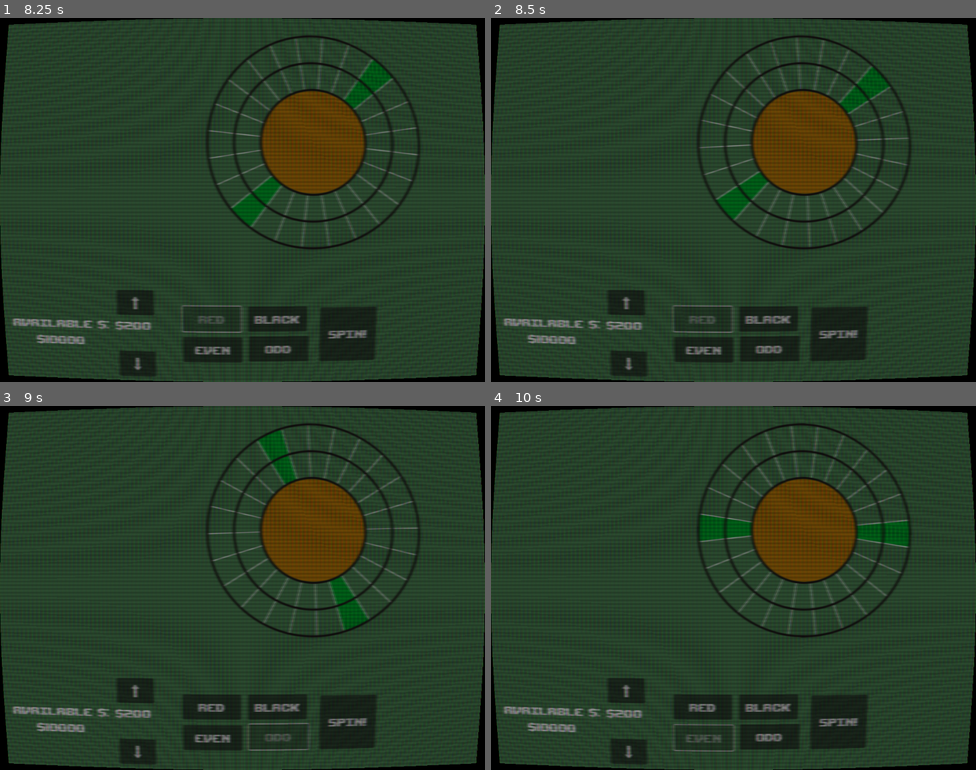
Above: before the commit, frames 1-4 (two rows, left to right).
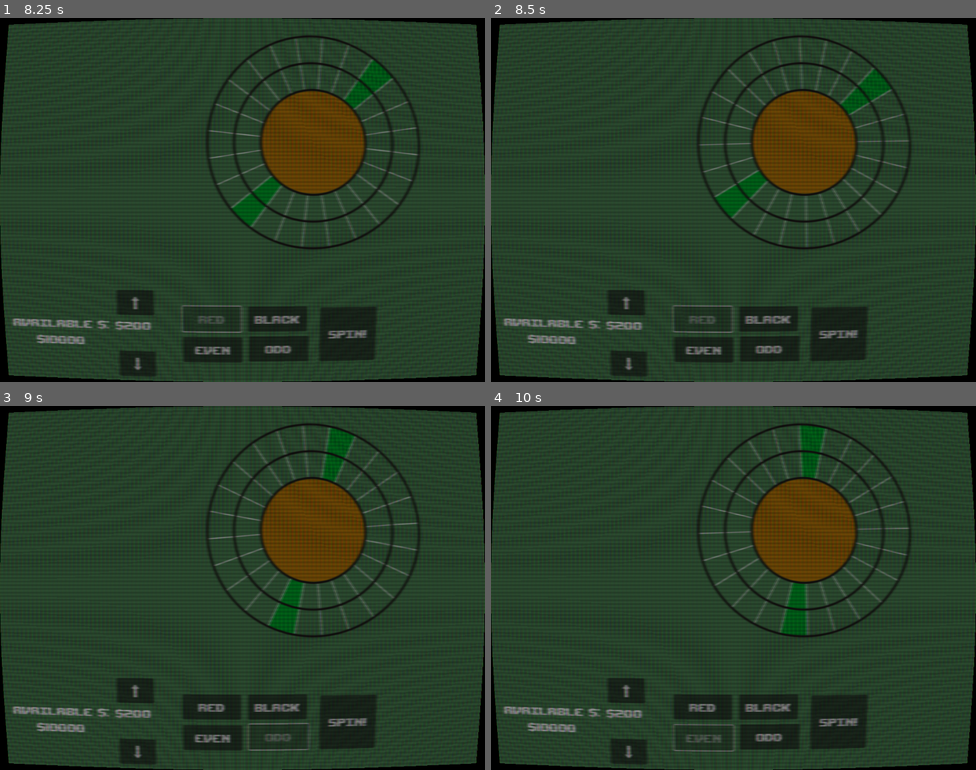
Above: after the commit, the same moments.

Repository: RossRKK/gmtk-game-jam-2025
Game: Godot game, scene res://scenes/roulette_scene.tscn
The game is run twice, just before and just after one commit, with the same random seed, the same clock (stepped at 60 frames per second) and the same inputs.
Inputs:
- Up to frame 1 (8.25 s): click "⬇" at 0.5 s; click "⬆" at 1.25 s; click "Black" at 2 s; click "Red" at 2.75 s; click "Odd" at 3.5 s; click "Even" at 4.25 s; click "Spin!" at 5 s; click "⬇" at 5.75 s; click "⬆" at 6.5 s; click "Black" at 7.25 s; click "Red" at 8 s
- Up to frame 2 (8.5 s): no input
- Up to frame 3 (9 s): click "Odd" at 8.75 s
- Up to frame 4 (10 s): click "Even" at 9.5 s

Frame 1 is identical in both runs. In frame 2, 1.5% of the frame differs, in the area x 43-87%, y 5-63%; in frame 3, 3.5%; in frame 4, 3.5%, in the area x 42-87%, y 5-63%.

Commit message:
Minor adjustments to the animation curve

Diff:
--- a/scenes/roulette_wheel.tscn
+++ b/scenes/roulette_wheel.tscn
@@ -6,8 +6,8 @@
 [ext_resource type="AudioStream" uid="uid://cv45d7prip4ss" path="res://assets/sound/roulette.mp3" id="4_cjovd"]
 
 [sub_resource type="Curve" id="Curve_7td6c"]
-_limits = [-1.0, 20.0, 0.0, 1.0]
-_data = [Vector2(0, 0), 0.0, 0.0, 0, 0, Vector2(0.318408, 12.0995), 0.371695, 0.371695, 0, 0, Vector2(0.756219, -1), 6.5299, 6.5299, 0, 0, Vector2(0.982587, 0), 0.0, 0.0, 0, 0]
+_limits = [-0.05, 20.0, 0.0, 1.0]
+_data = [Vector2(0, 0), 0.0, 0.0, 0, 0, Vector2(0.318408, 12.0995), 0.371695, 0.371695, 0, 0, Vector2(0.868159, -0.05), 1.22587, 1.22587, 0, 0, Vector2(1, 0.0135288), 0.0, 0.0, 0, 0]
 point_count = 4
 
 [sub_resource type="SpriteFrames" id="SpriteFrames_cjovd"]
